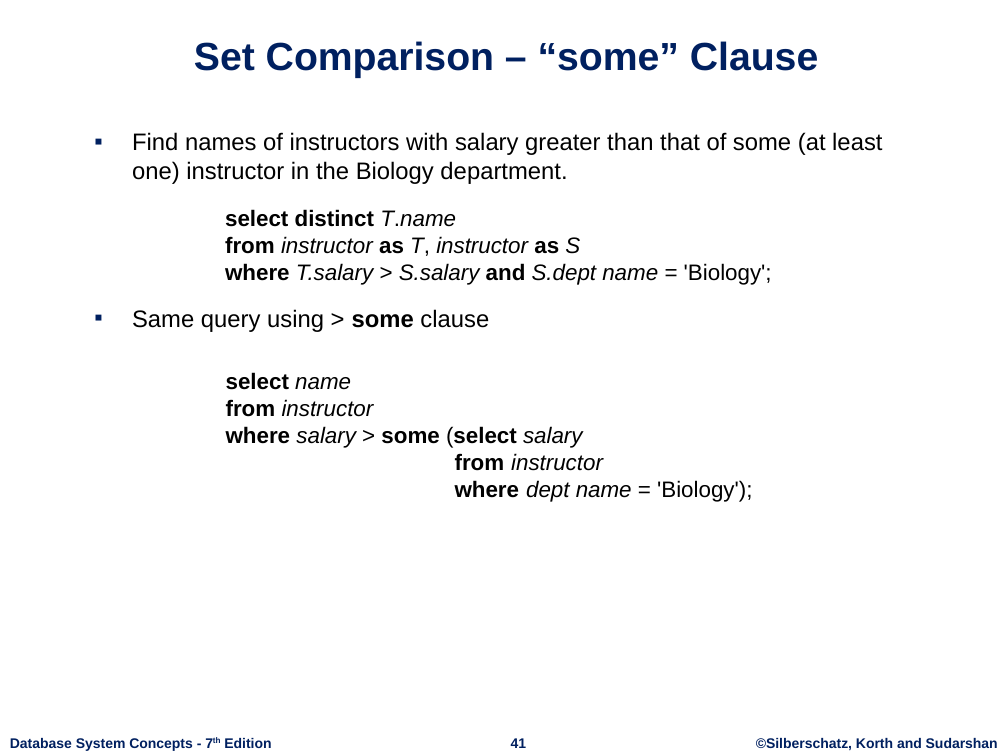
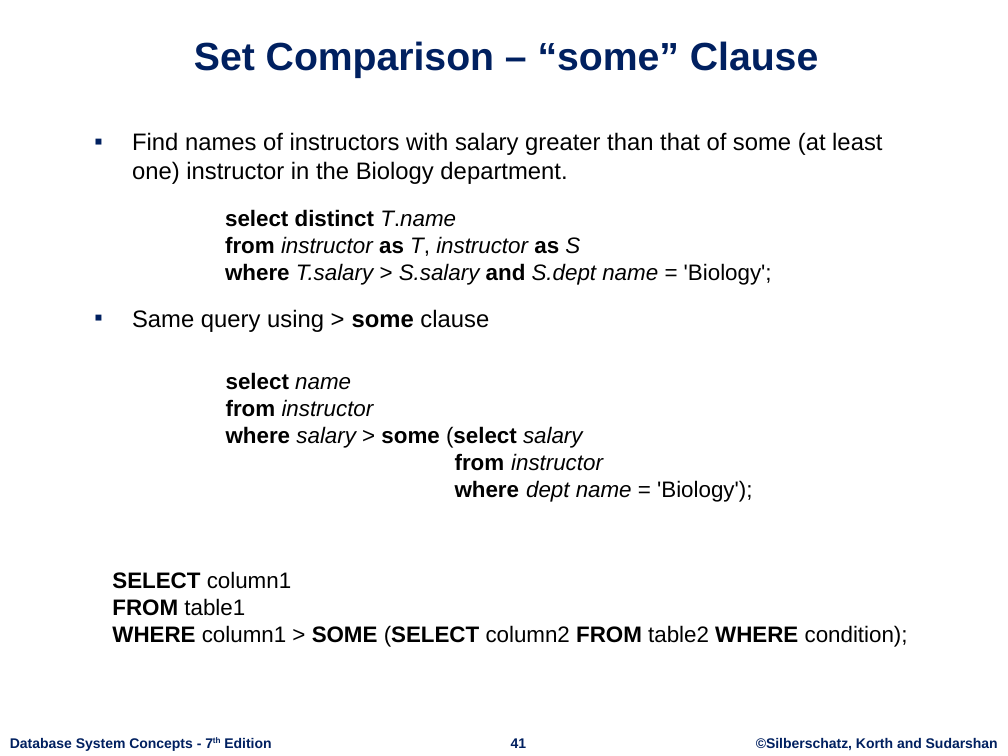
Before and after one commit to nashurgessa/DB-practices, a slide deck: slide 41 of Slides/L5.6 Introduction SQL.pptx. Drawn at 1008x756 pixels with LibreOffice and Linux fonts; fonts in the diff are those of the drawing; background and template pictures are left out. Boxes give left, top, right and bottom in pixels: in the first picture for what was removed or moved away, otherwise in the second. Text is boxed around its words. In the diff, an @@ line names an element or a change of style, - is before the commit and + after.

```diff
--- a/Slides/L5.6 Introduction SQL.pptx
+++ b/Slides/L5.6 Introduction SQL.pptx
@@ text added at <box>112,571,908,647</box>, 16 pt, text #000000 @@
+SELECT column1
+FROM table1
+WHERE column1 > SOME (SELECT column2 FROM table2 WHERE condition);
```
Also in this commit, not shown: 2 other files.
